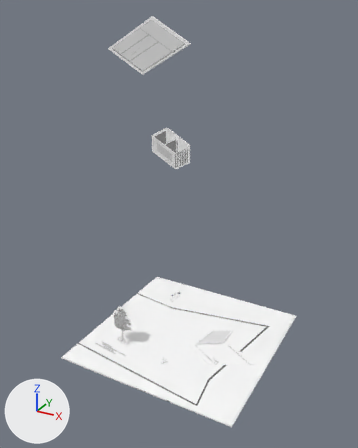
An edit to the glTF model others/3.gltf, drawn before and after from the same camera.
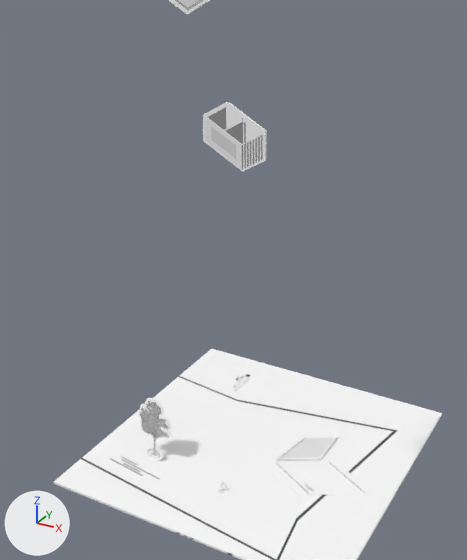
Old and new are each drawn whole from a 50 mm camera at (0.498, -0.944, 0.768) aimed at (-0.007, -0.027, 0.31) and again close up on the part from 8% to 87% of the width and 15% to 90% of the height. Arrows for +X, +Y and +Z are at lower left; the lights stay in place. Both versions are drawn at frame 61 of the action 'Curve.009Action.001'; the numbers are the values there.
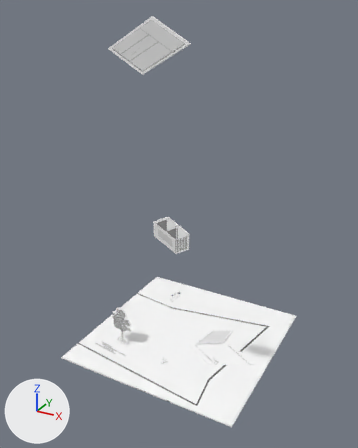
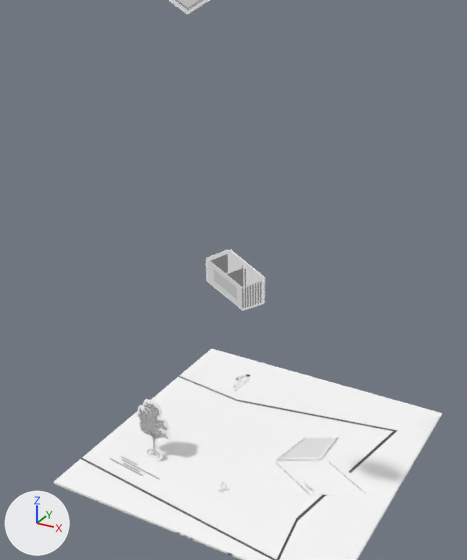
What the commit changed:
Object '树2.001' (ob_树2_001) turns from (82, 0, 0) to (86, 0, 0) degrees about x, y and z.
Object 'Curve.009' (ob_curve_009) moves from (0.064, -0.155, 0.103) to (0.064, -0.155, -0.076).

Boxes [x1, y1, x2, y2] around the edits, measured in the close-ups (467 x 560 px):
'Curve.009', moved: before [203, 102, 267, 172]; after [206, 249, 265, 311]
'树2.001', turned: before [138, 398, 172, 460]; after [137, 399, 171, 460]
